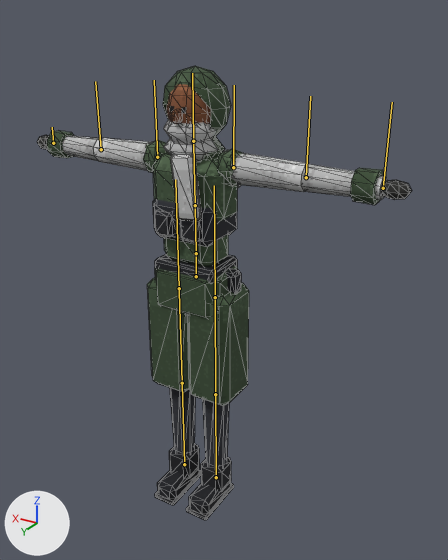
Renders of the glTF model assets/models/crew/marksman.glb from each side of a commit.
Before and after are seen from a 50 mm lens placed at (-1.287, 1.929, 2.052), pointed at (-0.059, -0.118, 1.028). The lights are fixed; the arrows at lower left show +X, +Y and +Z. The older version comes first. The bones that change, and the others that lie on the model, are drawn over the model as lines. Mesh edges are drawn as thin lines.

Objects in the first picture: 'body'.
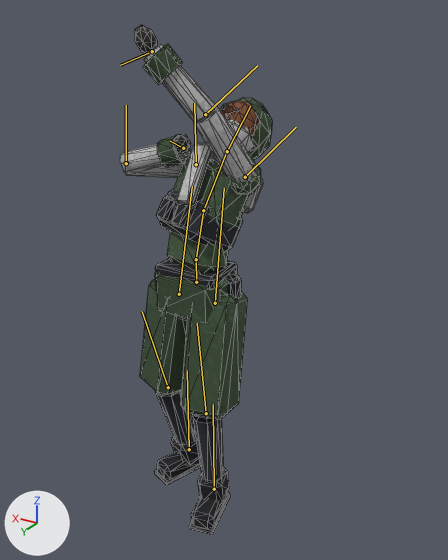
The newer file adds an action. The first version stands in its rest pose; the second is drawn at frame 0 of the action 'aim_shotgun_u60'.

What differs and where, as boxes (x1, y1, x2, y2) in the pictures (448 x 560 px):
'body', posed (59% narrower, 12% taller)
    before: (37, 66, 412, 520)
    after: (120, 25, 272, 535)
bone 'hips', root to tip
    before: (196, 276) to (196, 253)
    after: (196, 282) to (196, 259)
bone 'spine', root to tip
    before: (196, 253) to (195, 205)
    after: (196, 259) to (203, 210)
bone 'chest', root to tip
    before: (195, 205) to (193, 143)
    after: (203, 210) to (226, 153)
bone 'head', root to tip
    before: (193, 141) to (192, 73)
    after: (227, 151) to (250, 106)
bone 'upper_arm_l', root to tip
    before: (233, 167) to (234, 85)
    after: (245, 177) to (296, 127)
bone 'forearm_l', root to tip
    before: (306, 177) to (310, 96)
    after: (205, 114) to (257, 65)
bone 'hand_l', root to tip
    before: (383, 188) to (392, 102)
    after: (152, 51) to (120, 65)
bone 'upper_arm_r', root to tip
    before: (157, 157) to (154, 80)
    after: (196, 164) to (194, 103)
bone 'forearm_r', root to tip
    before: (101, 149) to (95, 81)
    after: (126, 163) to (126, 105)
bone 'hand_r', root to tip
    before: (53, 143) to (52, 127)
    after: (183, 148) to (170, 141)
bone 'thigh_l', root to tip
    before: (215, 297) to (214, 185)
    after: (215, 303) to (224, 188)
bone 'shin_l', root to tip
    before: (215, 394) to (215, 300)
    after: (206, 413) to (197, 323)
bone 'foot_l', root to tip
    before: (216, 477) to (215, 394)
    after: (214, 489) to (213, 404)
bone 'thigh_r', root to tip
    before: (179, 288) to (175, 179)
    after: (179, 294) to (192, 186)
bone 'shin_r', root to tip
    before: (182, 383) to (179, 290)
    after: (168, 387) to (142, 311)
bone 'foot_r', root to tip
    before: (184, 464) to (182, 383)
    after: (189, 449) to (187, 370)

The edits, one by one:
Bone 'hips' (bone_hips) moves from (0.0, 0.0, 0.0) to (0.0, -0.025, 0.0).
Bone 'spine' (bone_spine) turns from (0, 0, 0) to (13, -12, 0) degrees about its own x, y and z.
Bone 'chest' (bone_chest) turns from (0, 0, 0) to (16, -12, 0) degrees about its own x, y and z.
Bone 'head' (bone_head) turns from (0, 0, 0) to (20, 23, -10) degrees about its own x, y and z.
Bone 'upper_arm_l' (bone_upper_arm_l) turns from (0, 0, 0) to (94, -63, -93) degrees about its own x, y and z.
Bone 'forearm_l' (bone_forearm_l) turns from (0, 0, 0) to (0, -21, 0) degrees about its own x, y and z.
Bone 'hand_l' (bone_hand_l) turns from (0, 0, 0) to (132, 5, -10) degrees about its own x, y and z.
Bone 'upper_arm_r' (bone_upper_arm_r) turns from (0, 0, 0) to (-10, 54, -38) degrees about its own x, y and z.
Bone 'forearm_r' (bone_forearm_r) turns from (0, 0, 0) to (0, 149, 0) degrees about its own x, y and z.
Bone 'hand_r' (bone_hand_r) turns from (0, 0, 0) to (57, -75, -2) degrees about its own x, y and z.
Bone 'thigh_l' (bone_thigh_l) turns from (0, 0, 0) to (17, 12, -1) degrees about its own x, y and z.
Bone 'shin_l' (bone_shin_l) turns from (0, 0, 0) to (-25, 0, 0) degrees about its own x, y and z.
Bone 'foot_l' (bone_foot_l) turns from (0, 0, 0) to (8, 0, 1) degrees about its own x, y and z.
Bone 'thigh_r' (bone_thigh_r) turns from (0, 0, 0) to (5, -20, 5) degrees about its own x, y and z.
Bone 'shin_r' (bone_shin_r) turns from (0, 0, 0) to (-23, 0, 0) degrees about its own x, y and z.
Bone 'foot_r' (bone_foot_r) turns from (0, 0, 0) to (17, 1, -5) degrees about its own x, y and z.
